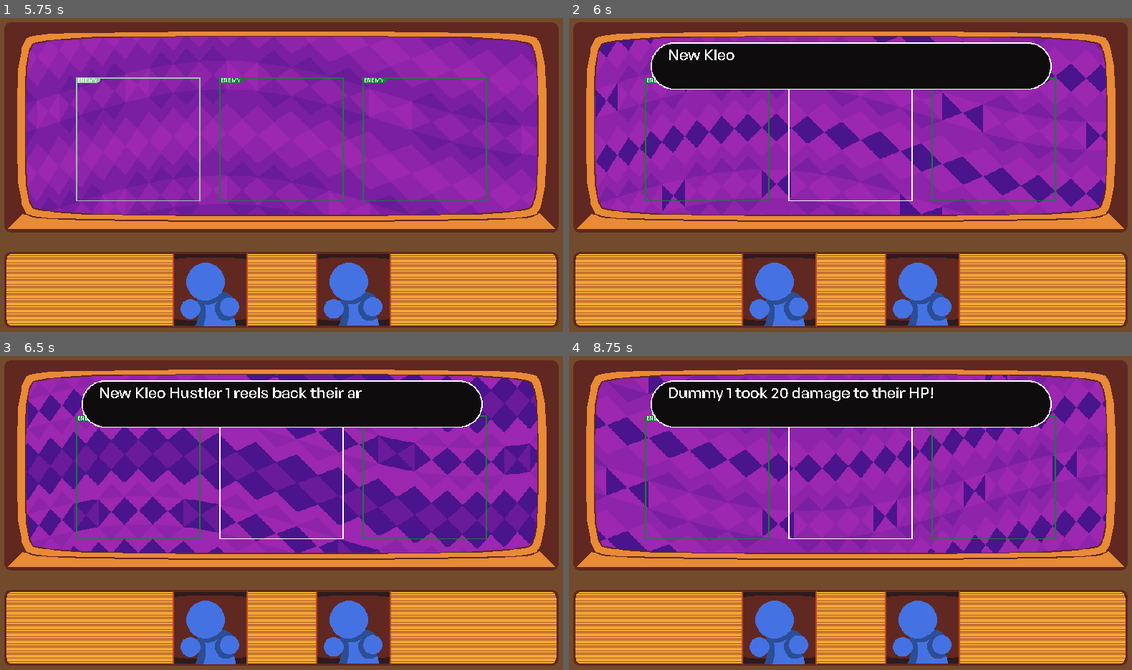
Above: before the commit, frames 1-4 (two rows, left to right).
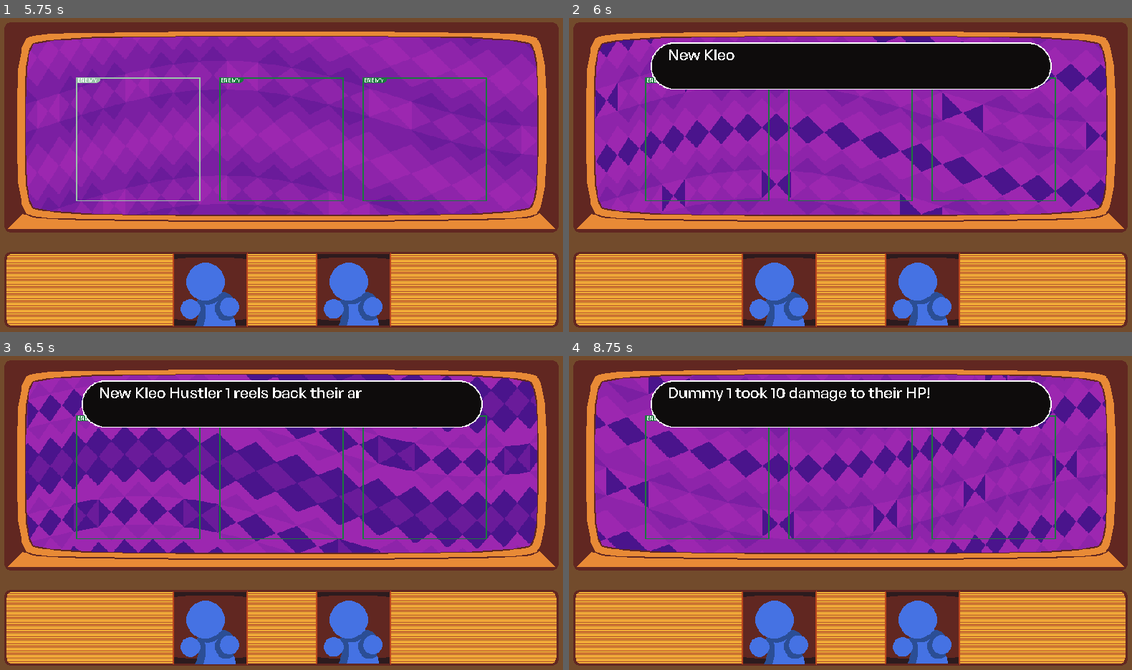
Above: after the commit, the same moments.

Repository: mitchellwinn/YGBF
Game: Godot game, scene res://scenes/battle.tscn
Two runs of this game, one before a commit and one after it. Both use one fixed random seed, a clock stepped at 60 frames per second and the inputs below.
Inputs (mouse positions are in pixels of both pictures, inside the frame that each line leads up to):
- Up to frame 1 (5.75 s): tap Enter (confirm) at 0.5, 0.6, 1.35, 2.1, 2.85, 3.6, 4.35, 5.1 s; move the mouse to (253, 237) at 0.52 s; hold Right (move_right) 0.53-2.03 s; move the mouse to (456, 222) at 1.27 s; move the mouse to (106, 124) at 2.02 s; hold Left (move_left) 2.03-3.53 s; move the mouse to (309, 175) at 2.77 s; move the mouse to (197, 93) at 3.52 s; hold Backspace (back) 3.53-4.28 s; move the mouse to (405, 159) at 4.27 s; hold Right (move_right) from 4.28 s (still down); move the mouse to (168, 190) at 5.02 s
- Up to frame 2 (6 s): keep holding Right (move_right); move the mouse to (906, 102) at 5.77 s; tap Enter (confirm) at 5.85 s
- Up to frame 3 (6.5 s): keep holding Right (move_right)
- Up to frame 4 (8.75 s): move the mouse to (822, 575) at 6.52 s; tap Enter (confirm) at 6.6, 7.35, 8.1 s; move the mouse to (1025, 560) at 7.27 s; move the mouse to (675, 462) at 8.02 s; release Right (move_right) at 8.03 s; hold Backspace (back) from 8.03 s (still down)

Frame 1 is identical in both runs. In frame 2, 0.2% of the frame differs, in the area x 38-62%, y 22-59%; in frame 3, 0.2%; in frame 4, 0.7%, in the area x 35-65%, y 10-59%.

Commit message:
core fucntionality for diva main attack

Diff:
--- a/scenes/battle.tscn
+++ b/scenes/battle.tscn
@@ -541,6 +541,7 @@
 patch_margin_right = 6
 patch_margin_bottom = 5
 script = ExtResource("13_2q8b1")
+functionality = "finish"
 
 [node name="GridContainerHp" type="GridContainer" parent="CanvasLayer/HBoxContainerMenu/MainAttackDiva/HpBar"]
 layout_mode = 2
@@ -628,6 +629,7 @@
 patch_margin_bottom = 5
 script = ExtResource("13_2q8b1")
 index = 1
+functionality = "finish"
 
 [node name="GridContainerEgo" type="GridContainer" parent="CanvasLayer/HBoxContainerMenu/MainAttackDiva/EgoBar"]
 layout_mode = 2
--- a/scripts/singletons/battle_manager.gd
+++ b/scripts/singletons/battle_manager.gd
@@ -34,9 +34,12 @@
 var menu_index: int = 0
 var current_move_functionality: String
 var target_index: int = 0 #holds data for which enemy is / was last targeted for attack
+var ally_index: int = 0
 var attacker: Stats = null
 var target: Stats = null
+var ally: Stats = null
 var prepared_skill: Skill = null
+var target_ally: bool
 
 var battle_option: String
 var phase: String = ""
@@ -150,6 +153,7 @@
 		battle_option = ""
 		phase = ""
 		current_move_functionality = ""
+		target_ally = false
 		await get_tree().process_frame
 		if all_party_members_defeated():
 			end_battle(0) #we lost the battle
@@ -164,6 +168,7 @@
 			match categorical_button_index: #this determines what happens based on the menu we picked
 				0: #Main Attack
 					battle_option = "attack"
+					prepared_skill = attacker.main_attack
 					if await decide_menu_main() == -1:
 						continue
 				1: #Skills
@@ -185,8 +190,13 @@
 							continue
 				3: #Item
 					continue
-			if await decide_target() == -1:
-				continue
+			if target_ally:
+				if await decide_ally() == -1:
+					continue
+			else:
+				if await decide_target() == -1:
+					continue
+			stop_all_flashes()
 			await determine_enemy_attack()
 			await we_attack_enemy()
 		else:
@@ -232,6 +242,7 @@
 			"diva":
 				attacker.main_attack_diva_ego = 0
 				attacker.main_attack_diva_hp = 0
+				target_ally = true
 				for i in range(10):
 					main_attack_diva.get_node("HpBar").get_child(0).get_children()[i].texture.gradient.set_color(0,Color.WHITE)
 					main_attack_diva.get_node("EgoBar").get_child(0).get_children()[i].texture.gradient.set_color(0,Color.WHITE)
@@ -246,8 +257,14 @@
 			stop_all_flashes()
 			if get_tree().root.get_viewport().gui_get_focus_owner().is_in_group("flashable"):
 				get_tree().root.get_viewport().gui_get_focus_owner().material.set_shader_parameter("flash_enabled", true)
-			GameManager.play_sound(sfx_player,"res://sounds/digi move.wav")
+				GameManager.play_sound(sfx_player,"res://sounds/digi move.wav")
 		if (Input.is_action_just_pressed("confirm") || GameManager.click_button == phase) and get_tree().root.get_viewport().gui_get_focus_owner().functionality == "finish":
+			match attacker.talent:
+				"diva":
+					if attacker.main_attack_resource_count<=0:
+						await get_tree().process_frame
+						print("continue")
+						continue
 			GameManager.play_sound(sfx_player,"res://sounds/digi select.wav")
 			break #break out of the loop, return to the battle_process function, keep on going, yadayadayada
 		await get_tree().process_frame
@@ -309,7 +326,7 @@
 	stop_all_flashes()
 	await populate_skill_buttons()
 	for button in get_tree().get_nodes_in_group("menu_skill_buttons"):
-		if attacker.skills[button.index].hp_cost>attacker.inner_hp or attacker.skills[button.index].ego_cost>attacker.inner_ego:
+		if attacker.skills[button.index].hp_cost()>attacker.inner_hp or attacker.skills[button.index].ego_cost()>attacker.inner_ego:
 			button.make_unselectable()
 			print("unselectable")
 		else:
@@ -348,6 +365,27 @@
 		if Input.is_action_just_pressed("confirm") || GameManager.click_button == phase:
 			GameManager.play_sound(sfx_player,"res://sounds/digi move.wav")
 			target = enemies[target_index] #sets the attacker equal to the instance of that troop member
+			break #break out of the loop, return to the battle_process function, keep on going, yadayadayada
+		await get_tree().process_frame
+	await get_tree().process_frame
+	return
+
+func decide_ally():
+	phase = "decide_ally"
+	stop_all_flashes()
+	await iterate_ally_index(0) #incase we start the turn hovering someone who is grayed out for some reason; eg. enemy attack exhausts them before they can go
+	while(true):
+		if Input.is_action_just_pressed("back"):
+			return -1
+		if Input.is_action_just_pressed("move_right"):
+			GameManager.play_sound(sfx_player,"res://sounds/digi select.wav")
+			await iterate_ally_index(1)
+		if Input.is_action_just_pressed("move_left"):
+			GameManager.play_sound(sfx_player,"res://sounds/digi move.wav")
+			await iterate_ally_index(-1)
+		if Input.is_action_just_pressed("confirm") || GameManager.click_button == phase:
+			GameManager.play_sound(sfx_player,"res://sounds/digi move.wav")
+			ally = party[ally_index] #sets the attacker equal to the instance of that troop member
 			break #break out of the loop, return to the battle_process function, keep on going, yadayadayada
 		await get_tree().process_frame
 	await get_tree().process_frame
@@ -377,14 +415,15 @@
 func diva_main_actions(index: int):
 	var value = 0
 	if Input.is_action_just_pressed("move_right"):
+		GameManager.play_sound(sfx_player,"res://sounds/digi move.wav")
 		if attacker.main_attack_resource_count>=attacker.main_attack_resource_limit: #no more resources to allocate
 			return
 		value = 1
 	if Input.is_action_just_pressed("move_left"):
+		GameManager.play_sound(sfx_player,"res://sounds/digi move.wav")
 		if attacker.main_attack_resource_count<=0: #bar is already zero
 			return
 		value = -1
-	GameManager.play_sound(sfx_player,"res://sounds/digi move.wav")
 	match index:
 		0: #we are hovering the HP bar
 			if attacker.main_attack_diva_hp<=0 and value == -1:
@@ -451,6 +490,17 @@
 	select_flash_enemy()
 	return
 
+func iterate_ally_index(value: int):
+	stop_all_flashes()
+	ally_index += value #pick the member to the left of currently hovered party member
+	ally_index = posmod(ally_index,party.size()) #makes sure the ally_index stays within the size of the party
+	while party[ally_index].is_defeated(): #can't pick a defeated ally
+		ally_index = keep_iterating(ally_index, value) #target next ally over
+		ally_index = posmod(ally_index,party.size()) #makes sure the ally_index stays within the size of the party
+		await get_tree().process_frame
+	select_flash_ally()
+	return
+
 func keep_iterating(index: int, value: int):
 	if value == 0:
 		index += 1
@@ -511,8 +561,11 @@
 		await DialogueManager.print_dialogue(attacker.character_name+" can no longer go through with the plan!",dialogue_label)
 		return
 	match battle_option:
-		"skill":
-			await prepared_skill.use(attacker,target)
+		"attack","skill":
+			if target_ally:
+				await prepared_skill.use(attacker,ally)
+			else:
+				await prepared_skill.use(attacker,target)
 		"pacify":
 			await play_minigame()
 			pass
@@ -520,6 +573,8 @@
 			pass
 	attacker.attack_index += 1 #we now have one less attack this turn
 	return
+
+
 
 func play_minigame():
 	minigame_status = -1 #this is redundant as minigames will set this as well for testing in an isolated space
@@ -576,6 +631,12 @@
 	print ("Flash select attacker_index"+str(attacker_index))
 	party_sprites[attacker_index].get_node("Character").material.set_shader_parameter("flash_enabled", true)
 	party_sprites[attacker_index].get_node("Character").material.set_shader_parameter("oscillation_speed", 7)
+	return
+
+func select_flash_ally():
+	print ("Flash select attacker_index"+str(ally_index))
+	party_sprites[ally_index].get_node("Character").material.set_shader_parameter("flash_enabled", true)
+	party_sprites[ally_index].get_node("Character").material.set_shader_parameter("oscillation_speed", 7)
 	return
 
 func select_flash_enemy():
--- a/scripts/singletons/game_manager.gd
+++ b/scripts/singletons/game_manager.gd
@@ -16,6 +16,8 @@
 		party_member.talent = "diva"
 		party_member.skills.append(FashionInsult.new())
 		party_member.skills.append(BasicAttack.new())
+		party_member.main_attack = MainAttackDiva.new()
+		party_member.add_child(party_member.main_attack)
 		get_tree().root.add_child.call_deferred(party_member)
 		for skill in party_member.skills:
 			party_member.add_child(skill)
--- a/scripts/skill.gd
+++ b/scripts/skill.gd
@@ -2,15 +2,14 @@
 
 class_name  Skill
 
-var hp_cost: int
-var ego_cost: int
-var hp_damage: int
-var ego_damage: int
 var skill_name: String
 var owner_name: String
 var target_name: String
 var accuracy: int #out of 100
 var crit_chance: int #out of 100
+
+var current_user: Stats
+var current_target: Stats
 
 # Called every frame. 'delta' is the elapsed time since the previous frame.
 func _process(_delta):
@@ -21,6 +20,8 @@
 
 func use(user: Stats, target: Stats):
 	var crit_multiplier = 1.0
+	current_target = target
+	current_user = user
 	target_name = target.character_name
 	owner_name = user.character_name
 	await DialogueManager.print_dialogue(use_text(),BattleManager.dialogue_label)
@@ -31,7 +32,7 @@
 			crit_multiplier = 2.0
 		else:
 			await DialogueManager.print_dialogue(hit_text(),BattleManager.dialogue_label)
-		await target.take_damage(ego_damage,hp_damage,crit_multiplier)
+		await target.take_damage(ego_damage(),hp_damage(),crit_multiplier,hp_temp_armor(),ego_temp_armor())
 	else:
 		await DialogueManager.print_dialogue(miss_text(),BattleManager.dialogue_label)
 
@@ -46,3 +47,21 @@
 
 func  miss_text() -> String:
 	return "Attack Miss"
+
+func hp_cost() -> int:
+	return 0
+
+func ego_cost() -> int:
+	return 0
+
+func hp_damage() -> int:
+	return 0
+
+func ego_damage() -> int:
+	return 0
+
+func hp_temp_armor() -> int:
+	return 0
+
+func ego_temp_armor() -> int:
+	return 0
--- a/scripts/skills/basic_attack.gd
+++ b/scripts/skills/basic_attack.gd
@@ -4,8 +4,6 @@
 
 # Called when the node enters the scene tree for the first time.
 func _ready():
-    ego_cost = 10
-    hp_damage = 20
     skill_name = "Cowardly Smack"
     crit_chance = 10
     accuracy = 80
@@ -21,3 +19,9 @@
 
 func  miss_text() -> String:
     return "But "+target_name+" simply stepped out of the way!"
+
+func ego_cost() -> int:
+    return 10
+
+func hp_damage() -> int:
+    return 10
--- a/scripts/skills/fashion_insult.gd
+++ b/scripts/skills/fashion_insult.gd
@@ -4,8 +4,6 @@
 
 # Called when the node enters the scene tree for the first time.
 func _ready():
-    ego_cost = 10
-    ego_damage = 30
     skill_name = "Fashion Insult"
     crit_chance = 10
     accuracy = 80
@@ -21,3 +19,9 @@
 
 func  miss_text() -> String:
     return "But "+target_name+" was preoccupied with something else!"
+
+func ego_cost() -> int:
+    return 10
+
+func ego_damage() -> int:
+    return 30
--- /dev/null
+++ b/scripts/skills/main_attack_diva.gd
@@ -0,0 +1,27 @@
+extends Skill
+
+class_name MainAttackDiva
+
+# Called when the node enters the scene tree for the first time.
+func _ready():
+	skill_name = "Diva"
+	crit_chance = 10
+	accuracy = 95
+
+func use_text() -> String:
+	return owner_name+" crafts some gear for "+target_name+" in a pinch!"
+
+func  hit_text() -> String:
+	return "Looks like a good fit!"
+
+func  crit_text() -> String:
+	return "Wow~! This is some functional clothing!"
+
+func  miss_text() -> String:
+	return "It doesn't quite fit "+target_name+"..."
+
+func ego_temp_armor() -> int:
+	return 5*current_user.main_attack_diva_ego
+
+func hp_temp_armor() -> int:
+	return 5*current_user.main_attack_diva_hp
--- a/scripts/stats.gd
+++ b/scripts/stats.gd
@@ -3,8 +3,10 @@
 class_name Stats
 
 var hp_armor: int #holds data for current hp_armor
+var temporary_hp_armor: int
 var inner_hp: int #holds data for current inner_hp
 var ego_armor: int #holds data for current ego_armor/id shield
+var temporary_ego_armor: int
 var pacified: bool #holds data for whether entity has been pacified
 var talent: String
 var inner_ego: int #holds data for current inner ego_armor
@@ -12,6 +14,7 @@
 var hp_subdue_threshold: float #[0.0-1.0] represents percentage of max inner_hp that inner_hp needs to decrease beyond to subdue
 var attacks: Array[int] = [] #holds data for each attack that can be performed per turn and its corresponding speed (thats what the int is for)
 var skills: Array[Skill] = [] #holds data for each skill known
+var main_attack: Skill #the skill that represents the main attack
 var attack_index: int = 0 #holds data for which index of move the player is on, most of the time this is 0 if they haven't attacked this turn, 1 if they have
 var character_name: String
 var loaded_from_save: bool
@@ -84,14 +87,43 @@
 		subdued = true
 	return subdued
 
-func take_damage(ego_dmg: int, hp_dmg: int, crit: float):
+func take_damage(ego_dmg: int, hp_dmg: int, crit: float, hp_temp_armor, ego_temp_armor):
 	#hp dmg
 	hp_dmg = int(hp_dmg*crit)
 	ego_dmg = int(ego_dmg*crit)
+	hp_temp_armor = int(hp_temp_armor*crit)
+	ego_temp_armor = int(ego_temp_armor*crit)
 	var remainder: int = 0
 	var not_yet_subdued: bool = !is_subdued()
 	var ego_not_yet_broken: bool
 	var hp_not_yet_broken: bool
+	if temporary_hp_armor < hp_temp_armor:
+		temporary_hp_armor = hp_temp_armor
+		await DialogueManager.print_dialogue(character_name+" gained "+str(hp_temp_armor)+" points of HP armor!",BattleManager.dialogue_label)
+	if temporary_ego_armor < ego_temp_armor:
+		temporary_ego_armor = ego_temp_armor
+		await DialogueManager.print_dialogue(character_name+" gained "+str(ego_temp_armor)+" points of EGO armor!",BattleManager.dialogue_label)
+
+	if temporary_hp_armor>0:
+		if hp_dmg>temporary_hp_armor:
+			hp_dmg = hp_dmg-temporary_hp_armor
+			temporary_hp_armor = 0
+			await DialogueManager.print_dialogue(character_name+"'s extra HP shield has been broken!",BattleManager.dialogue_label)
+		elif hp_dmg>0:
+			temporary_hp_armor-=hp_dmg
+			hp_dmg = 0
+			await DialogueManager.print_dialogue(character_name+" had their HP completely protected by the shield!",BattleManager.dialogue_label)
+
+	if temporary_ego_armor>0:
+		if ego_dmg>temporary_ego_armor:
+			ego_dmg = ego_dmg-temporary_ego_armor
+			temporary_ego_armor = 0
+			await DialogueManager.print_dialogue(character_name+"'s extra EGO shield has been broken!",BattleManager.dialogue_label)
+		elif ego_dmg>0:
+			temporary_ego_armor-=ego_dmg
+			ego_dmg = 0
+			await DialogueManager.print_dialogue(character_name+" had their EGO completely protected by the shield!",BattleManager.dialogue_label)
+
 	if hp_armor>0:
 		hp_not_yet_broken = true
 		if hp_dmg>hp_armor:
@@ -118,8 +150,12 @@
 		animator.play("dmg")
 	if hp_dmg>0:
 		await DialogueManager.print_dialogue(character_name+" took "+str(hp_dmg)+" damage to their HP!",BattleManager.dialogue_label)
+	elif hp_dmg<0:
+		await DialogueManager.print_dialogue(character_name+" recovered "+str(hp_dmg)+" points of damage from their HP!",BattleManager.dialogue_label)
 	if ego_dmg>0:
 		await DialogueManager.print_dialogue(character_name+" took "+str(ego_dmg)+" damage to their EGO!",BattleManager.dialogue_label)
+	elif ego_dmg<0:
+		await DialogueManager.print_dialogue(character_name+" recovered "+str(ego_dmg)+" points of damage from their EGO!",BattleManager.dialogue_label)
 	if hp_armor<=0 and hp_not_yet_broken:
 		await DialogueManager.print_dialogue(character_name+"'s HP armor has been broken!",BattleManager.dialogue_label)
 	if ego_armor<=0 and ego_not_yet_broken:
Binary file added: aseprite_files/minigames/boxing_gloves.aseprite
Binary file added: images/minigames/boxing_gloves.png
Not shown, added: images/minigames/boxing_gloves.png.import
